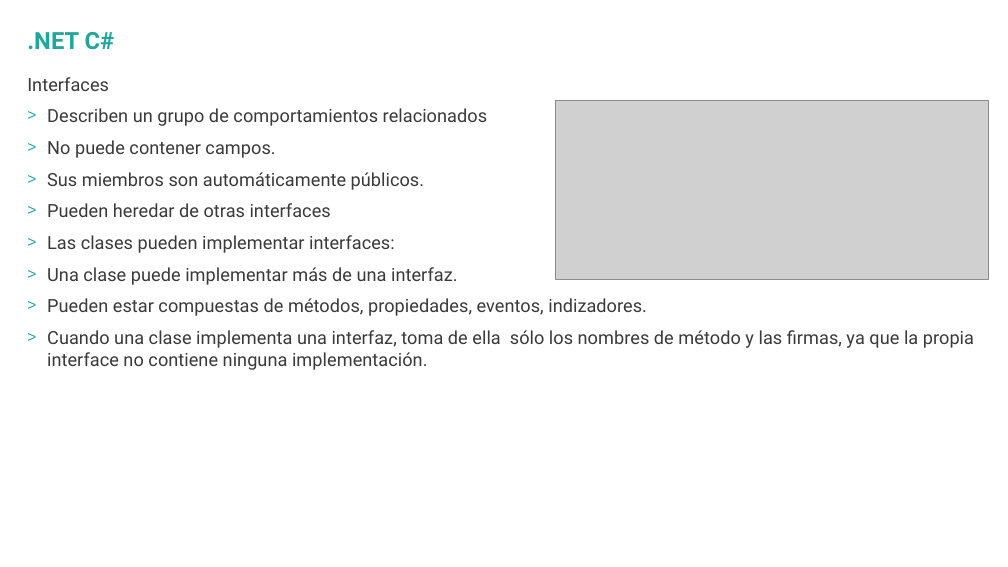
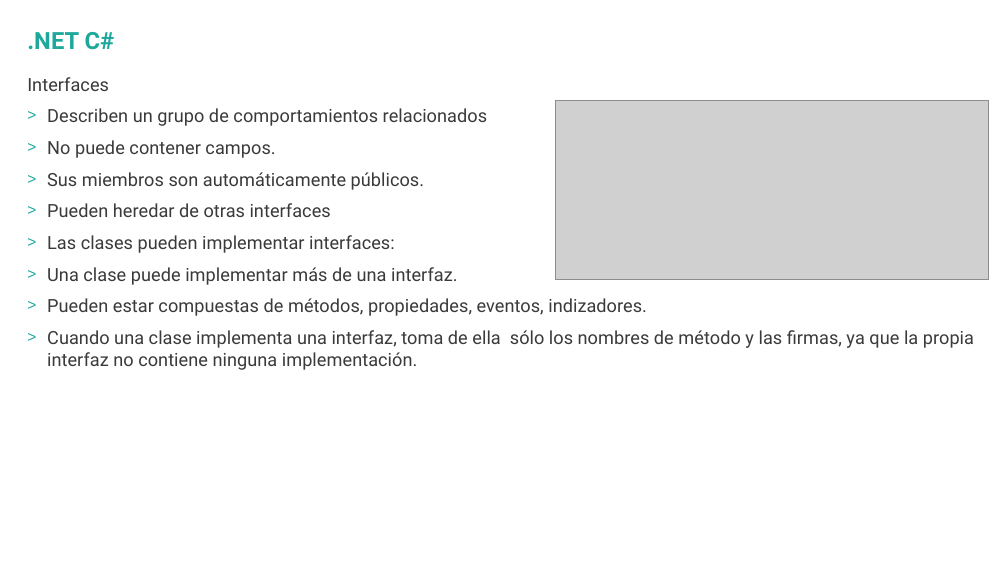
Before and after one commit to hexacta/HexactaLabs-NET, a slide deck: slide 21 of Presentaciones/Introduccion .NET.pptx. Drawn at 1008x567 pixels with LibreOffice and Linux fonts; fonts in the diff are those of the drawing; grey boxes stand for pictures; background and template pictures are left out. Boxes give left, top, right and bottom in pixels: in the first picture for what was removed or moved away, otherwise in the second. Text is boxed around its words. In the diff, an @@ line names an element or a change of style, - is before the commit and + after.

```diff
--- a/Presentaciones/Introduccion .NET.pptx
+++ b/Presentaciones/Introduccion .NET.pptx
@@ text at box(47, 330, 974, 370): text changed @@
-  > Cuando una clase implementa una interfaz, toma de ella sólo los nombres de método y las firmas, ya que la propia interface no contiene ninguna implementación.
+  > Cuando una clase implementa una interfaz, toma de ella sólo los nombres de método y las firmas, ya que la propia interfaz no contiene ninguna implementación.
```
Also in this commit, not shown: 8 other slides changed, 3 other files.
